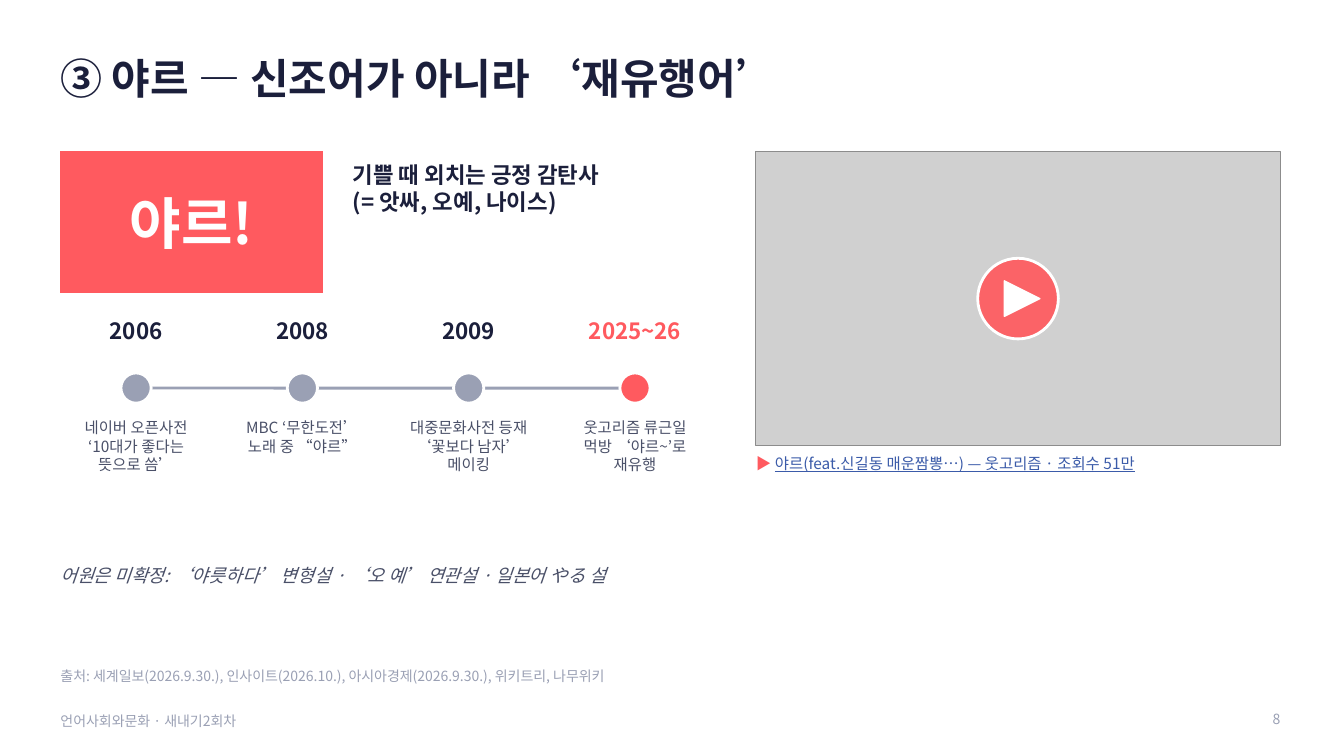
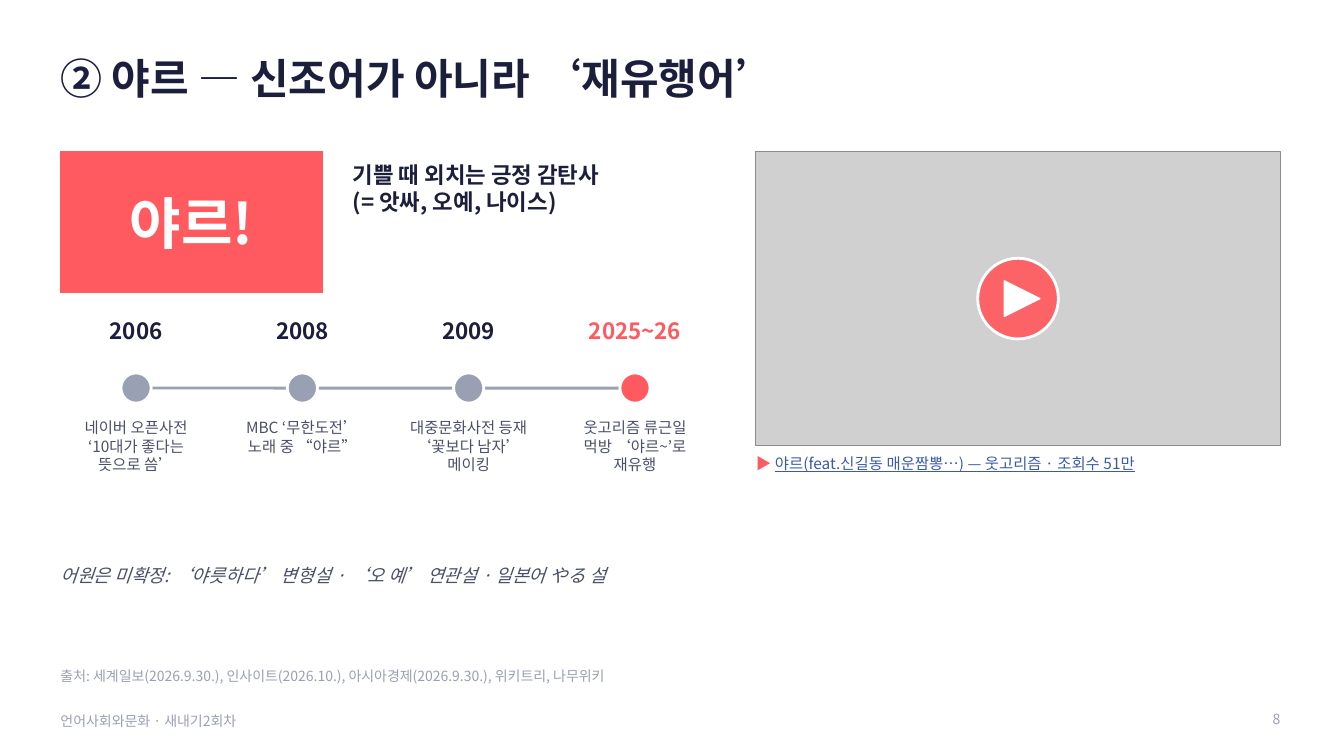
Before and after one commit to junseok7-cpu/hello, a slide deck: slide 8 of report/언어사회와문화_발표_새내기2회차.pptx. Drawn at 1344x756 pixels with LibreOffice and Linux fonts; fonts in the diff are those of the drawing; grey boxes stand for pictures. Boxes give left, top, right and bottom in pixels: in the first picture for what was removed or moved away, otherwise in the second. Text is boxed around its words. In the diff, an @@ line names an element or a change of style, - is before the commit and + after.

```diff
--- a/report/언어사회와문화_발표_새내기2회차.pptx
+++ b/report/언어사회와문화_발표_새내기2회차.pptx
@@ title at [60, 58, 778, 98]: text changed @@
-③ 야르 — 신조어가 아니라 ‘재유행어’
+② 야르 — 신조어가 아니라 ‘재유행어’
```
Also in this commit, not shown: 14 other slides changed, 4 slides added, 3 other files.
